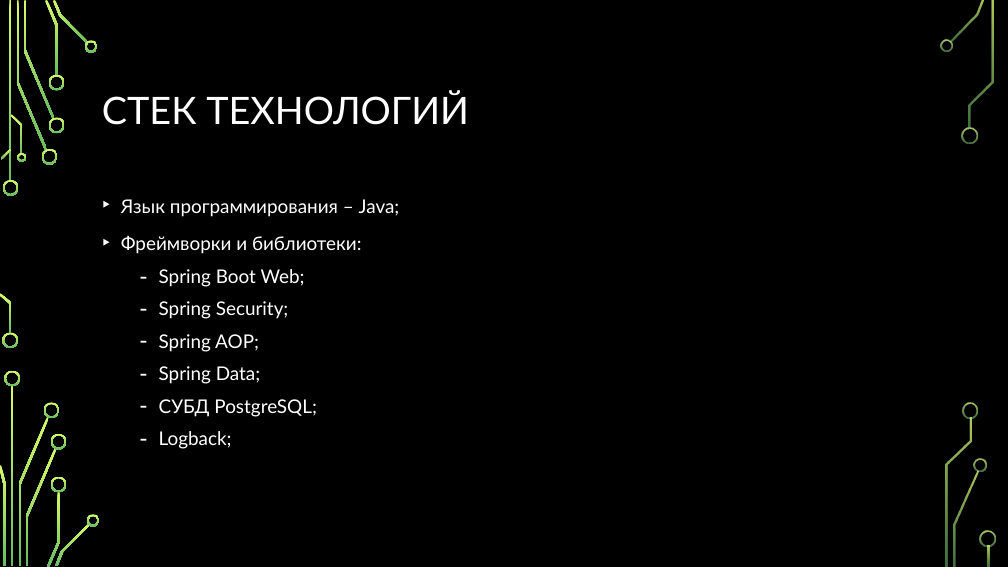
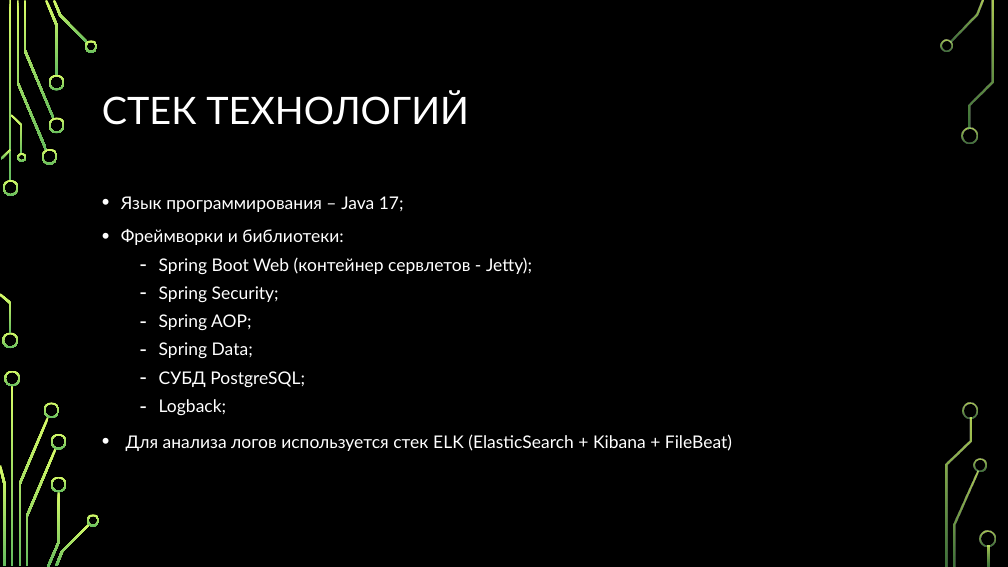
Before and after one commit to tischenko-dmitriy/grooming-salon, a slide deck: slide 3 of documentation/grooming-salon.pptx. Drawn at 1008x567 pixels with LibreOffice and Linux fonts; fonts in the diff are those of the drawing; background and template pictures are left out. Boxes give left, top, right and bottom in pixels: in the first picture for what was removed or moved away, otherwise in the second. Text is boxed around its words. In the diff, an @@ line names an element or a change of style, - is before the commit and + after.

```diff
--- a/documentation/grooming-salon.pptx
+++ b/documentation/grooming-salon.pptx
@@ text at bbox=[121, 196, 404, 212]: text changed; size 18 to 16.6 pt @@
-‣ Язык программирования – Java;
+• Язык программирования – Java 17;
@@ text at bbox=[121, 229, 343, 415]: size 18 to 16.6 pt in "Фреймворки и библиотеки:", "Spring Security;", "Spring AOP;", "Spring Data;" and 2 more places; bullet ‣ to •; line spacing 1.2 to 1.1 @@
@@ text at bbox=[159, 257, 532, 274]: text changed; size 18 to 16.6 pt @@
-  ‐ Spring Boot Web;
+  ‐ Spring Boot Web (контейнер сервлетов - Jetty);
@@ text at bbox=[126, 434, 732, 451]: paragraph added @@
+  • Для анализа логов используется стек ELK (ElasticSearch + Kibana + FileBeat)
```
Also in this commit, not shown: 4 other slides changed, 4 slides added, 1 slide removed, 3 other files.
